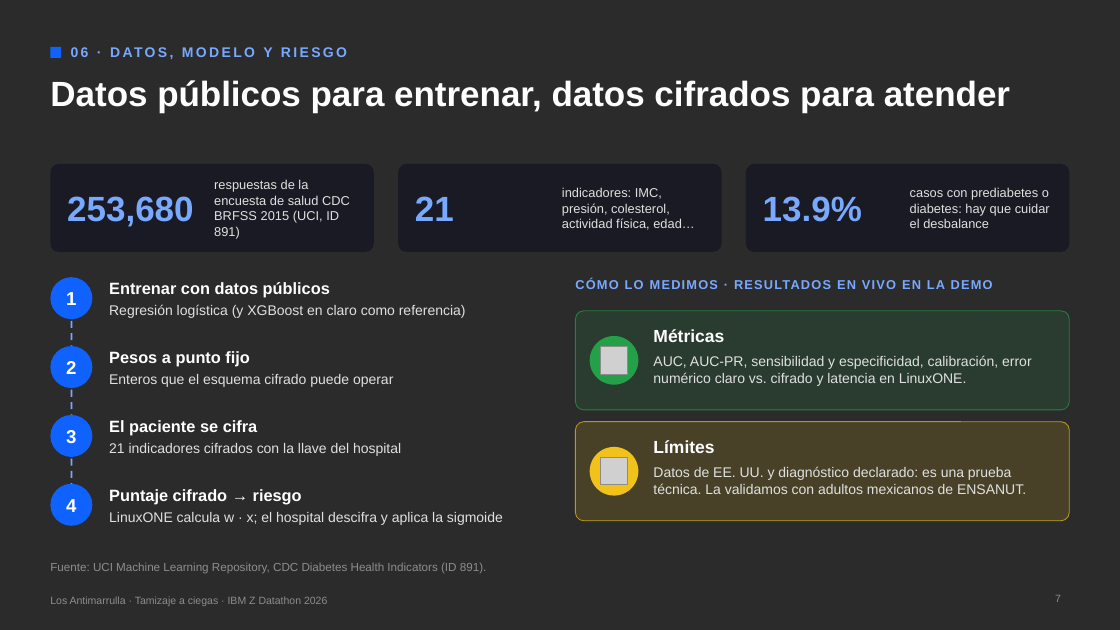
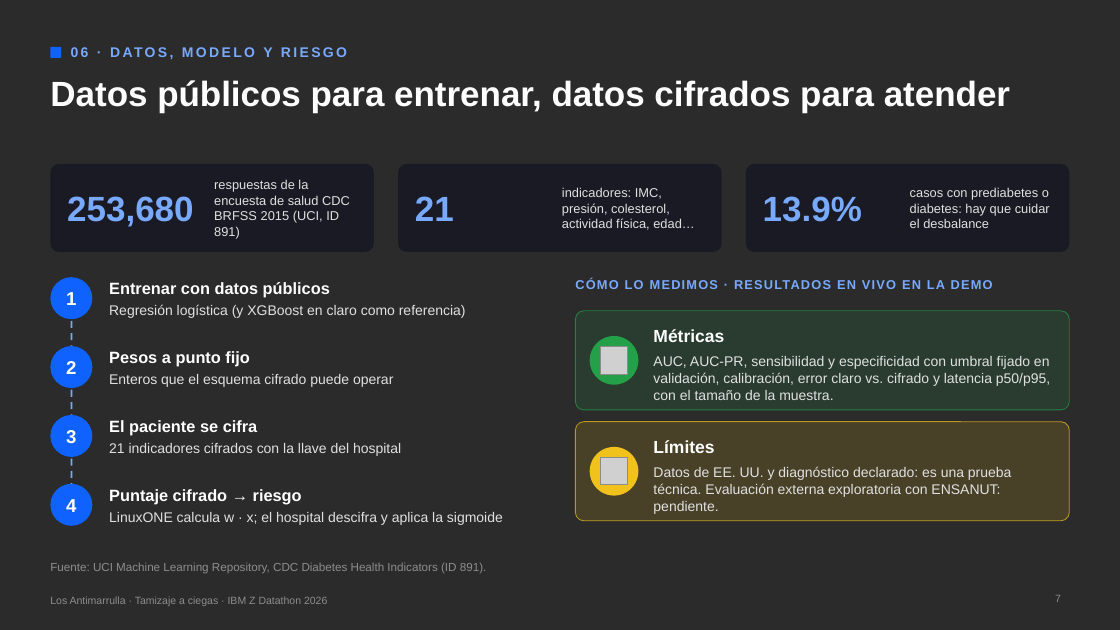
Before and after one commit to UACJ-MIAAD/antimarrulla-ibmz-datathon-2026, a slide deck: slide 7 of submission/Los_Antimarrulla_Pitch_Tamizaje.pptx. Drawn at 1120x630 pixels with LibreOffice and Linux fonts; fonts in the diff are those of the drawing; grey boxes stand for pictures; background and template pictures are left out; a plain dark background stands for a picture behind light text. Boxes give left, top, right and bottom in pixels: in the first picture for what was removed or moved away, otherwise in the second. Text is boxed around its words. In the diff, an @@ line names an element or a change of style, - is before the commit and + after.

Commit message:
auditoría 2: horario con descansos, CKKS como extra, contrato numérico, alcance de la privacidad, ENSANUT pendiente, datos reproducibles desde cero y pasos de envío

```diff
--- a/submission/Los_Antimarrulla_Pitch_Tamizaje.pptx
+++ b/submission/Los_Antimarrulla_Pitch_Tamizaje.pptx
@@ text at (653, 356, 1050, 400): text changed @@
-AUC, AUC-PR, sensibilidad y especificidad, calibración, error numérico claro vs. cifrado y latencia en LinuxONE.
+AUC, AUC-PR, sensibilidad y especificidad con umbral fijado en validación, calibración, error claro vs. cifrado y latencia p50/p95, con el tamaño de la muestra.
@@ text at (653, 466, 1012, 514): text changed @@
-Datos de EE. UU. y diagnóstico declarado: es una prueba técnica. La validamos con adultos mexicanos de ENSANUT.
+Datos de EE. UU. y diagnóstico declarado: es una prueba técnica. Evaluación externa exploratoria con ENSANUT: pendiente.
```
Also in this commit, not shown: 1 other slide changed, 18 other files.
